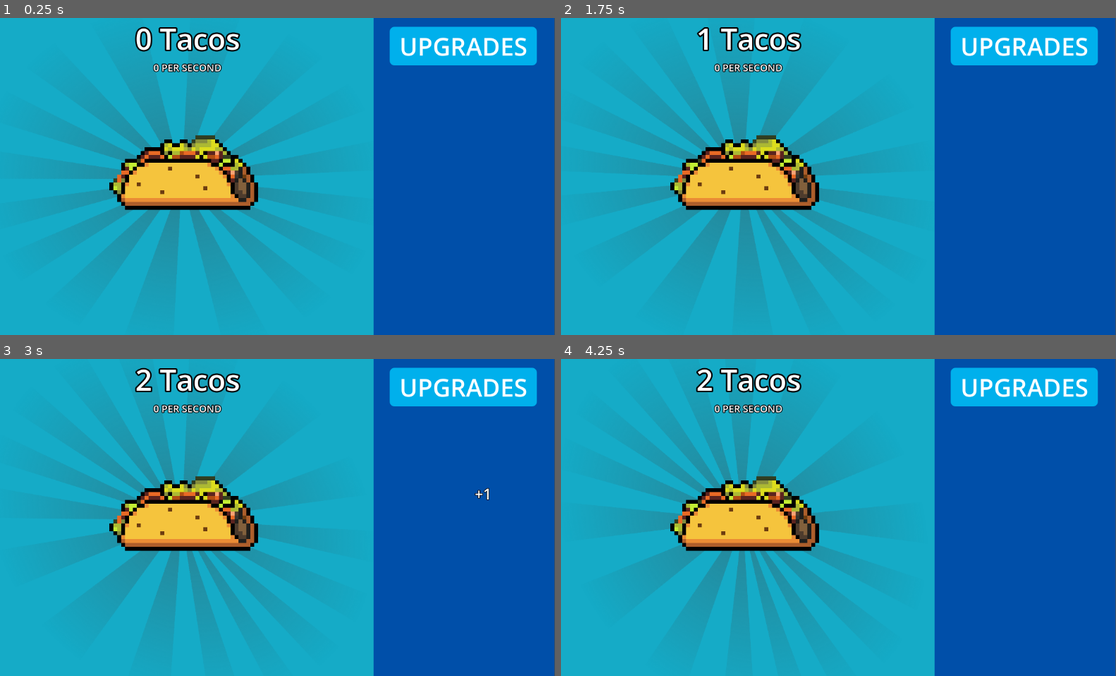
Above: before the commit, frames 1-4 (two rows, left to right).
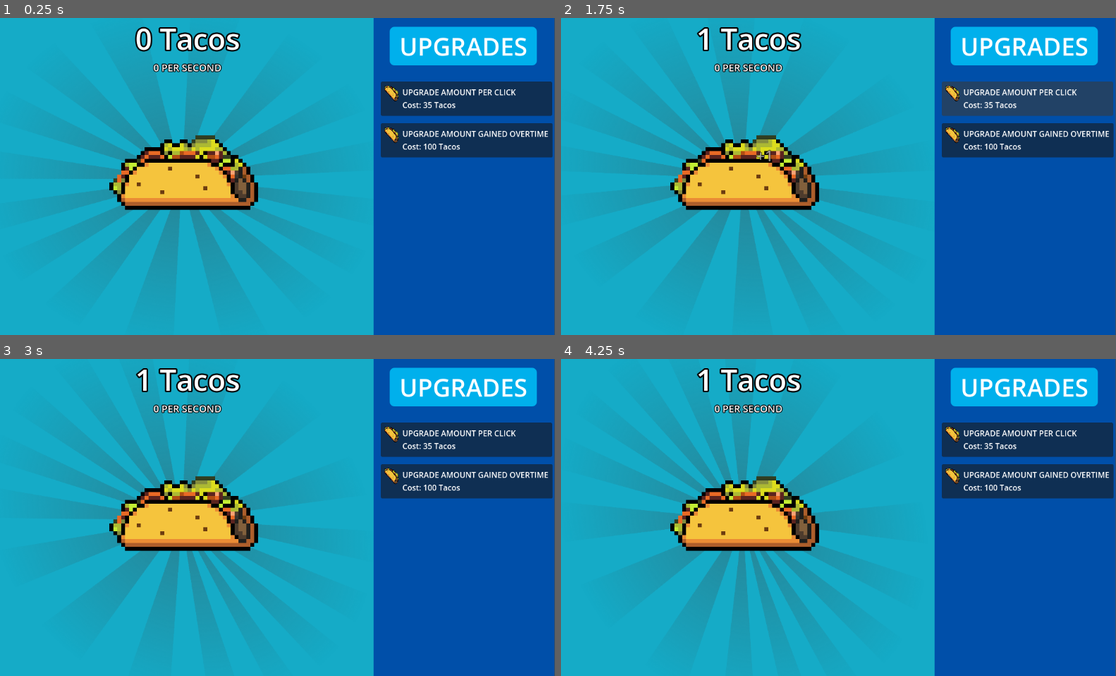
Above: after the commit, the same moments.

Repository: Overlord1304/Taco-Clicker
Game: Godot game, scene res://scenes/main.tscn
The game is run twice, just before and just after one commit, with the same random seed, the same clock (stepped at 60 frames per second) and the same inputs.
Inputs (mouse positions are in pixels of both pictures, inside the frame that each line leads up to):
- Up to frame 1 (0.25 s): no input
- Up to frame 2 (1.75 s): click (749, 144) at 0.5 s; click (1027, 97) at 1.25 s, where only the run after the commit has a clickable "UPGRADE AMOUNT PER CLICK Cost…"
- Up to frame 3 (3 s): click (466, 482) at 2 s, where only the run after the commit has a clickable "UPGRADE AMOUNT GAINED OVERTIM…"; tap Enter at 2.75 s; move the mouse to (399, 501) at 2.77 s; hold Right from 2.78 s (still down); tap Alt at 2.85 s
- Up to frame 4 (4.25 s): move the mouse to (721, 533) at 3.52 s; release Right at 3.53 s; hold Down from 3.53 s (still down); tap Shift at 3.6 s

The runs differ from the first frame. In frame 1, 6.8% of the frame differs, in the area x 68-100%, y 20-45%; in frame 2, 6.8%; in frame 3, 6.9%; in frame 4, 6.9%, in the area x 24-100%, y 2-45%.

Commit message:
added click upgrades and working on passive clicks gained

Diff:
--- a/scenes/main.tscn
+++ b/scenes/main.tscn
@@ -9,6 +9,21 @@
 
 [sub_resource type="StyleBoxFlat" id="StyleBoxFlat_sugp2"]
 bg_color = Color(0.08166907, 0.66970944, 0.7802122, 1)
+
+[sub_resource type="Animation" id="Animation_tefeu"]
+length = 0.001
+tracks/0/type = "value"
+tracks/0/imported = false
+tracks/0/enabled = true
+tracks/0/path = NodePath("sunburst:rotation")
+tracks/0/interp = 1
+tracks/0/loop_wrap = true
+tracks/0/keys = {
+"times": PackedFloat32Array(0),
+"transitions": PackedFloat32Array(1),
+"update": 0,
+"values": [0.0]
+}
 
 [sub_resource type="Animation" id="Animation_tbgi4"]
 resource_name = "spin"
@@ -27,21 +42,6 @@
 "values": [0.0, 6.2831855]
 }
 
-[sub_resource type="Animation" id="Animation_tefeu"]
-length = 0.001
-tracks/0/type = "value"
-tracks/0/imported = false
-tracks/0/enabled = true
-tracks/0/path = NodePath("sunburst:rotation")
-tracks/0/interp = 1
-tracks/0/loop_wrap = true
-tracks/0/keys = {
-"times": PackedFloat32Array(0),
-"transitions": PackedFloat32Array(1),
-"update": 0,
-"values": [0.0]
-}
-
 [sub_resource type="AnimationLibrary" id="AnimationLibrary_o6xl0"]
 _data = {
 &"RESET": SubResource("Animation_tefeu"),
@@ -62,6 +62,8 @@
 corner_radius_bottom_right = 10
 corner_radius_bottom_left = 10
 
+[sub_resource type="StyleBoxEmpty" id="StyleBoxEmpty_tefeu"]
+
 [node name="main" type="Control"]
 layout_mode = 3
 anchors_preset = 0
@@ -159,9 +161,58 @@
 theme_override_styles/normal = SubResource("StyleBoxFlat_tbgi4")
 text = "UPGRADES"
 
+[node name="amtperclickupg1" type="Button" parent="right"]
+layout_mode = 0
+offset_left = 15.0
+offset_top = 131.0
+offset_right = 365.0
+offset_bottom = 201.0
+theme_override_styles/focus = SubResource("StyleBoxEmpty_tefeu")
+
+[node name="amountperclickupgrade1" type="Sprite2D" parent="right/amtperclickupg1"]
+position = Vector2(30, 17)
+rotation = 0.8377581
+texture = ExtResource("1_o5qli")
+
+[node name="amountperclickupgrade1label" type="Label" parent="right/amtperclickupg1"]
+layout_mode = 0
+offset_left = 44.0
+offset_top = 10.000092
+offset_right = 283.0
+offset_bottom = 85.00009
+text = "UPGRADE AMOUNT PER CLICK
+Cost: 35 Tacos
+"
+
+[node name="autoclickupg1" type="Button" parent="right"]
+layout_mode = 0
+offset_left = 15.0
+offset_top = 216.0
+offset_right = 366.0
+offset_bottom = 286.0
+theme_override_styles/focus = SubResource("StyleBoxEmpty_tefeu")
+
+[node name="autoclickupg1" type="Sprite2D" parent="right/autoclickupg1"]
+position = Vector2(30, 17)
+rotation = 0.8377581
+texture = ExtResource("1_o5qli")
+
+[node name="autoclickupgsprite1" type="Label" parent="right/autoclickupg1"]
+layout_mode = 0
+offset_left = 44.0
+offset_top = 10.000092
+offset_right = 343.0
+offset_bottom = 85.00009
+theme_override_font_sizes/font_size = 16
+text = "UPGRADE AMOUNT GAINED OVERTIME
+Cost: 100 Tacos
+"
+
 [connection signal="taco_clicked" from="." to="left/MarginContainer" method="_on_main_taco_clicked"]
 [connection signal="tacos_changed" from="." to="left/MarginContainer/VBoxContainer" method="_on_main_tacos_changed"]
 [connection signal="timeout" from="indicators/display/Timer" to="indicators/display" method="_on_timer_timeout"]
 [connection signal="button_down" from="left/MarginContainer/tacobutton" to="." method="_on_tacobutton_button_down"]
 [connection signal="button_down" from="left/MarginContainer/tacobutton" to="left/MarginContainer" method="_on_tacobutton_button_down"]
 [connection signal="button_up" from="left/MarginContainer/tacobutton" to="left/MarginContainer" method="_on_tacobutton_button_up"]
+[connection signal="button_down" from="right/amtperclickupg1" to="." method="_on_button_button_down"]
+[connection signal="button_down" from="right/autoclickupg1" to="." method="_on_autoclickupg_1_button_down"]
--- a/scripts/game.gd
+++ b/scripts/game.gd
@@ -3,12 +3,18 @@
 const saves =  "user://userdata.save"
 var tacos = 0
 var amount_per_click = 1
+var passive_gains = 0
 
 signal tacos_changed
 signal taco_clicked
 func _ready():
 	load_data()
 	emit_signal("tacos_changed", tacos)
+
+func _process(_delta):
+	await get_tree().create_timer(1.0).timeout
+	tacos += passive_gains
+	save_data()
 func _on_tacobutton_button_down() -> void:
 	tacos += amount_per_click
 	emit_signal("tacos_changed",tacos)
@@ -17,7 +23,9 @@
 
 func save_data():
 	var data = {
-		"tacos" : tacos
+		"tacos" : tacos,
+		"amount_per_click": amount_per_click,
+		"passive_gains" : passive_gains
 	}
 	var file = FileAccess.open(saves, FileAccess.WRITE)
 	file.store_var(data)
@@ -30,5 +38,22 @@
 		file.close()
 		if typeof(data) == TYPE_DICTIONARY:
 			tacos = data.get("tacos",0)
+			amount_per_click = data.get("amount_per_click",1)
+			passive_gains = data.get("passive_gains",0)
 	else:
 		save_data()
+
+func _on_button_button_down() -> void:
+	if tacos >= 35:
+		amount_per_click += 1
+		tacos -= 35
+		emit_signal("tacos_changed",tacos)
+		save_data()
+
+
+func _on_autoclickupg_1_button_down() -> void:
+	if tacos >= 100:
+		passive_gains += 1
+		tacos -= 100
+		emit_signal("tacos_changed",tacos)
+		save_data()
--- a/scripts/indicator_fade_out.gd
+++ b/scripts/indicator_fade_out.gd
@@ -2,4 +2,6 @@
 
 
 func _on_timer_timeout() -> void:
-	queue_free()
+	var tween = create_tween()
+	tween.tween_property(self, "modulate:a", 0.0, 0.5)
+	tween.tween_callback(Callable(self, "queue_free"))
Not shown: 1 places in scenes/main.tscn that only renumber resources
